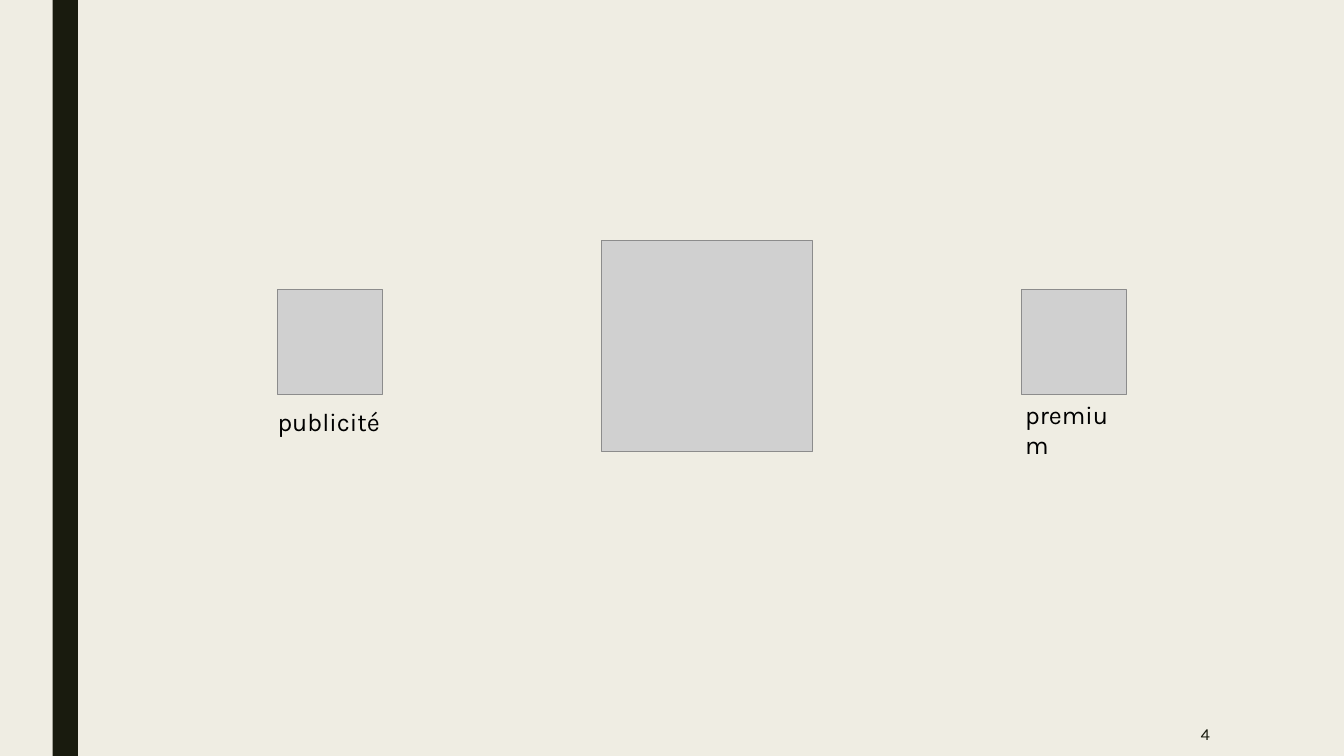
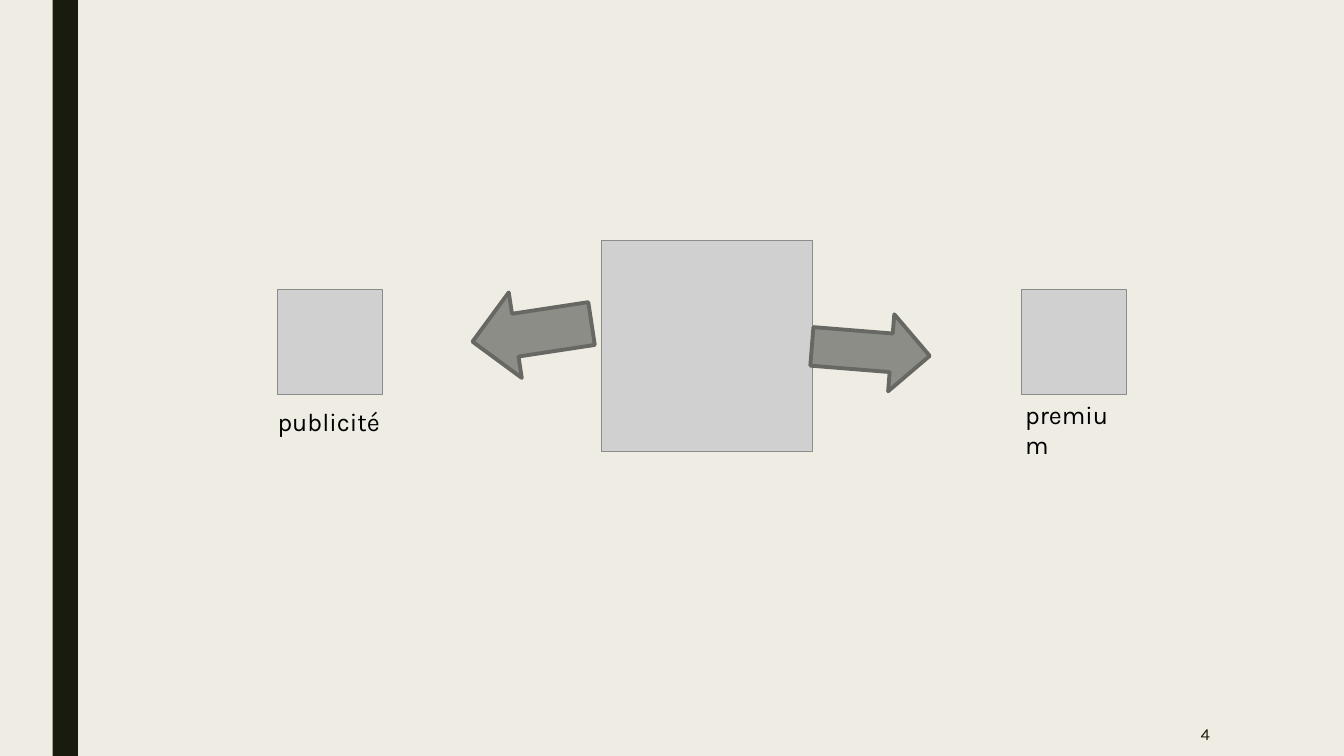
Before and after one commit to unige-pinfo-2019/PInfo2, a slide deck: slide 4 of Docs/Presentation/Pres_1.pptx. Drawn at 1344x756 pixels with LibreOffice and Linux fonts; fonts in the diff are those of the drawing; grey boxes stand for pictures. Boxes give left, top, right and bottom in pixels: in the first picture for what was removed or moved away, otherwise in the second. Text is boxed around its words. In the diff, an @@ line names an element or a change of style, - is before the commit and + after.

```diff
--- a/Docs/Presentation/Pres_1.pptx
+++ b/Docs/Presentation/Pres_1.pptx
@@ left arrow added at [466, 281, 598, 385], fill #8C8D86, outline #686863 2.75 pt @@
@@ left arrow added at [809, 308, 933, 395], fill #8C8D86, outline #686863 2.75 pt @@
```
Also in this commit, not shown: 1 other slide changed, 3 slides added, 1 slide removed.
